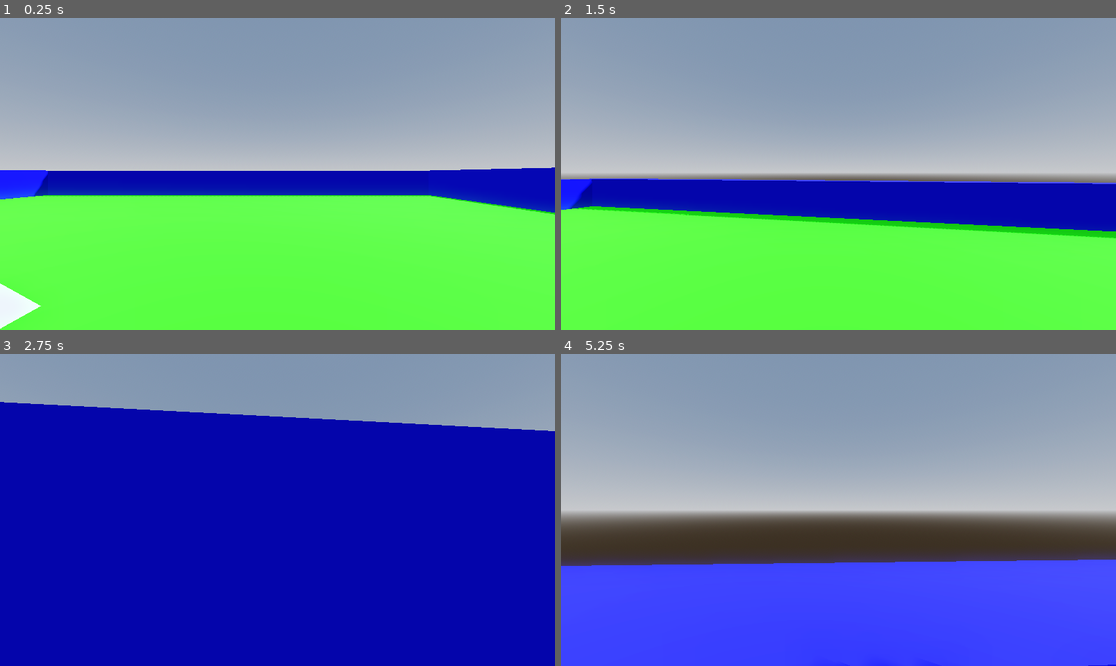
Above: before the commit, frames 1-4 (two rows, left to right).
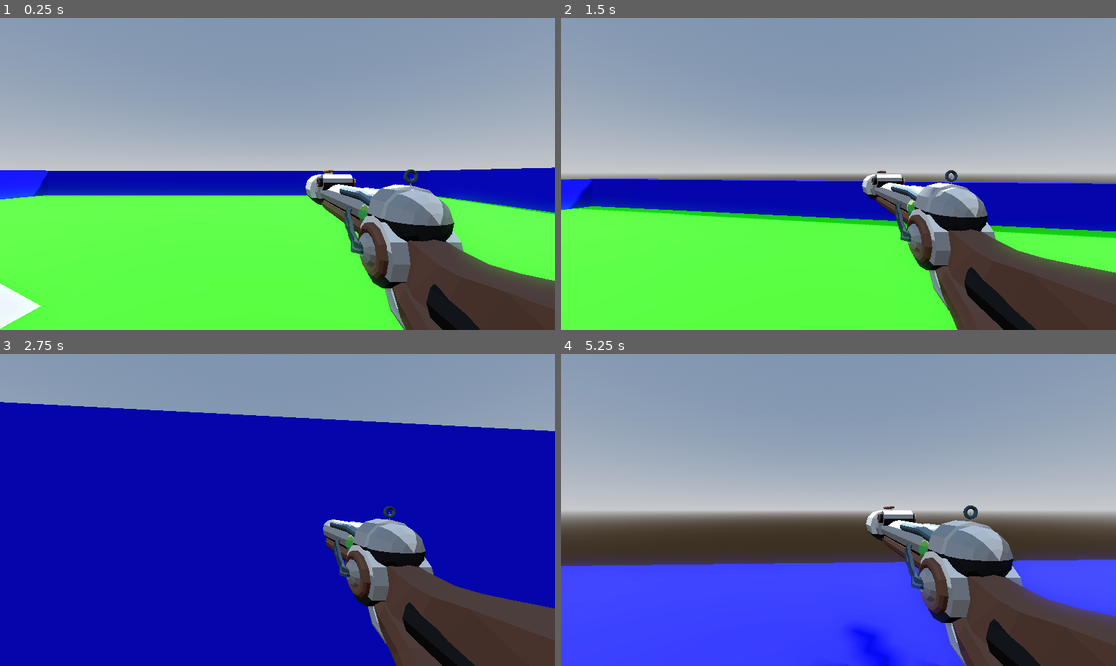
Above: after the commit, the same moments.

Repository: bt-rich/yuhhhh-gaming
Game: Godot game, scene res://World.tscn
Two runs of this game, one before a commit and one after it. Both use one fixed random seed, a clock stepped at 60 frames per second and the inputs below.
Inputs (mouse positions are in pixels of both pictures, inside the frame that each line leads up to):
- Up to frame 1 (0.25 s): no input
- Up to frame 2 (1.5 s): move the mouse to (866, 174) at 0.52 s; hold Shift (sprint) 0.53-1.28 s; hold W (forward) from 0.53 s (still down); tap Space (jump) at 0.77 s; move the mouse to (810, 174) at 1.27 s; tap Shift (sprint) at 1.35 s
- Up to frame 3 (2.75 s): keep holding W (forward); tap Space (jump) at 1.52 s; move the mouse to (288, 503) at 2.02 s; hold Shift (sprint) from 2.03 s (still down)
- Up to frame 4 (5.25 s): keep holding W (forward); move the mouse to (832, 516) at 2.77 s; release Shift (sprint) at 2.78 s; tap Shift (sprint) at 2.85, 4.35 s; tap Space (jump) at 3.02, 3.77, 4.52 s; move the mouse to (877, 513) at 3.52 s; hold Shift (sprint) 3.53-4.28 s; move the mouse to (794, 506) at 4.27 s; move the mouse to (844, 510) at 5.02 s; hold Shift (sprint) from 5.03 s (still down)

The runs differ from the first frame. In frame 1, 12% of the frame differs, in the area x 55-100%, y 48-100%; in frame 2, 12%; in frame 3, 11%; in frame 4, 12%, in the area x 51-100%, y 48-100%.

Commit message:
Shall I Compare Thee to a Summer's Day

Diff:
--- a/World.tscn
+++ b/World.tscn
@@ -1,6 +1,7 @@
-[gd_scene load_steps=9 format=3 uid="uid://cequti73bon53"]
+[gd_scene load_steps=10 format=3 uid="uid://cequti73bon53"]
 
 [ext_resource type="Script" path="res://Player.gd" id="1_lp5e8"]
+[ext_resource type="PackedScene" uid="uid://butnhw7gdkiho" path="res://rifle.tscn" id="2_x0xfs"]
 
 [sub_resource type="ProceduralSkyMaterial" id="ProceduralSkyMaterial_c4p3a"]
 sky_horizon_color = Color(0.64625, 0.65575, 0.67075, 1)
@@ -60,6 +61,9 @@
 [node name="Camera3D" type="Camera3D" parent="Player/Head"]
 transform = Transform3D(1, 0, 0, 0, 1, 0, 0, 0, 1, 0, -0.0260727, -0.642815)
 
+[node name="Rifle" parent="Player/Head/Camera3D" instance=ExtResource("2_x0xfs")]
+transform = Transform3D(1, 0, 0, 0, 1, 0, 0, 0, 1, 0.181331, -0.0761456, -0.422065)
+
 [node name="CSGBox3D" type="CSGBox3D" parent="."]
 transform = Transform3D(1, 0, 0, 0, 1, 0, 0, 0, 1, 16.4796, 1.01293, -0.0437045)
 material_override = SubResource("StandardMaterial3D_blx54")
@@ -94,3 +98,5 @@
 transform = Transform3D(0.895278, 0, 0, 0, 6.66215, 0, 0, 0, 11.9925, -0.702021, 0.0561399, 9.88538)
 use_collision = true
 polygon = PackedVector2Array(-7.67201, -0.0118215, 1, 0, -7.40605, 0.626487)
+
+[node name="Node3D" type="Node3D" parent="."]
--- /dev/null
+++ b/rifle.tscn
@@ -0,0 +1,7 @@
+[gd_scene load_steps=2 format=3 uid="uid://butnhw7gdkiho"]
+
+[ext_resource type="PackedScene" uid="uid://l5gf43sjac1g" path="res://Steampunk Rifle.glb" id="1_lok1e"]
+
+[node name="Rifle" type="Node3D"]
+
+[node name="Model" parent="." instance=ExtResource("1_lok1e")]
Binary file added: Steampunk Rifle.glb
Not shown, added: Steampunk Rifle.glb.import
